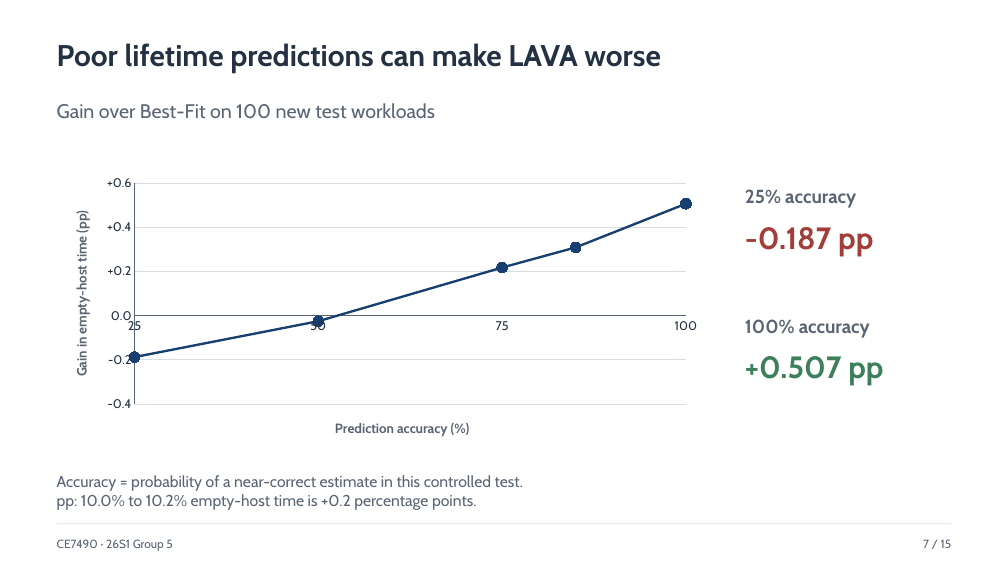
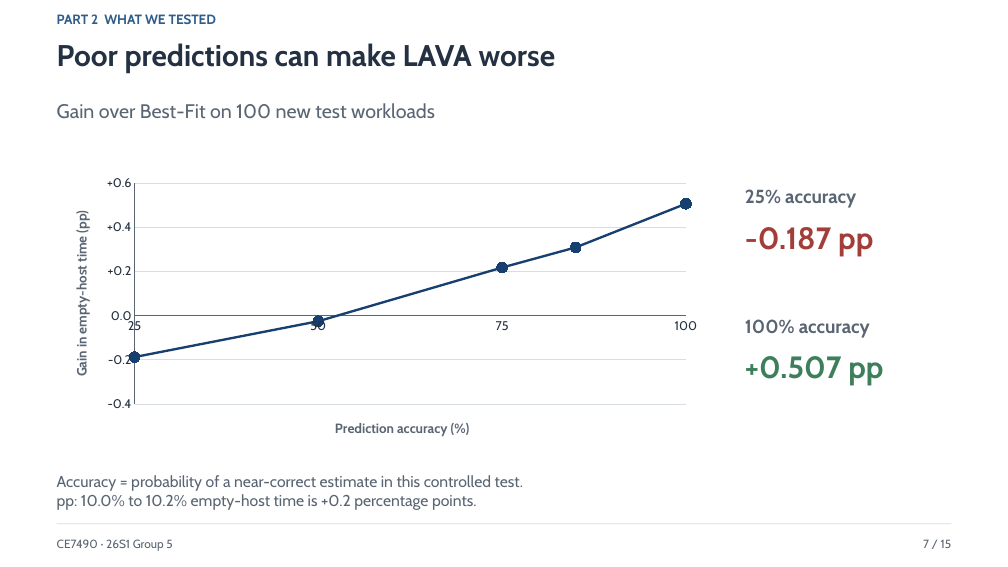
Before and after one commit to xxxmian/CE7490-P2_Revisiting_LAVA, a slide deck: slide 7 of Revisiting_Lifetime_Aware_VM_Allocation_Presentation_v4.pptx. Drawn at 1008x567 pixels with LibreOffice and Linux fonts; fonts in the diff are those of the drawing. Boxes give left, top, right and bottom in pixels: in the first picture for what was removed or moved away, otherwise in the second. Text is boxed around its words. In the diff, an @@ line names an element or a change of style, - is before the commit and + after.

```diff
--- a/Revisiting_Lifetime_Aware_VM_Allocation_Presentation_v4.pptx
+++ b/Revisiting_Lifetime_Aware_VM_Allocation_Presentation_v4.pptx
@@ text added at <box>57,14,216,24</box>, 12.8 pt, text #2F5D8A, bold @@
+PART 2 WHAT WE TESTED
@@ text at <box>57,43,556,72</box>: text changed @@
-Poor lifetime predictions can make LAVA worse
+Poor predictions can make LAVA worse
```
Also in this commit, not shown: 12 other slides changed, 2 slides added, 2 slides removed, 6 other files.
